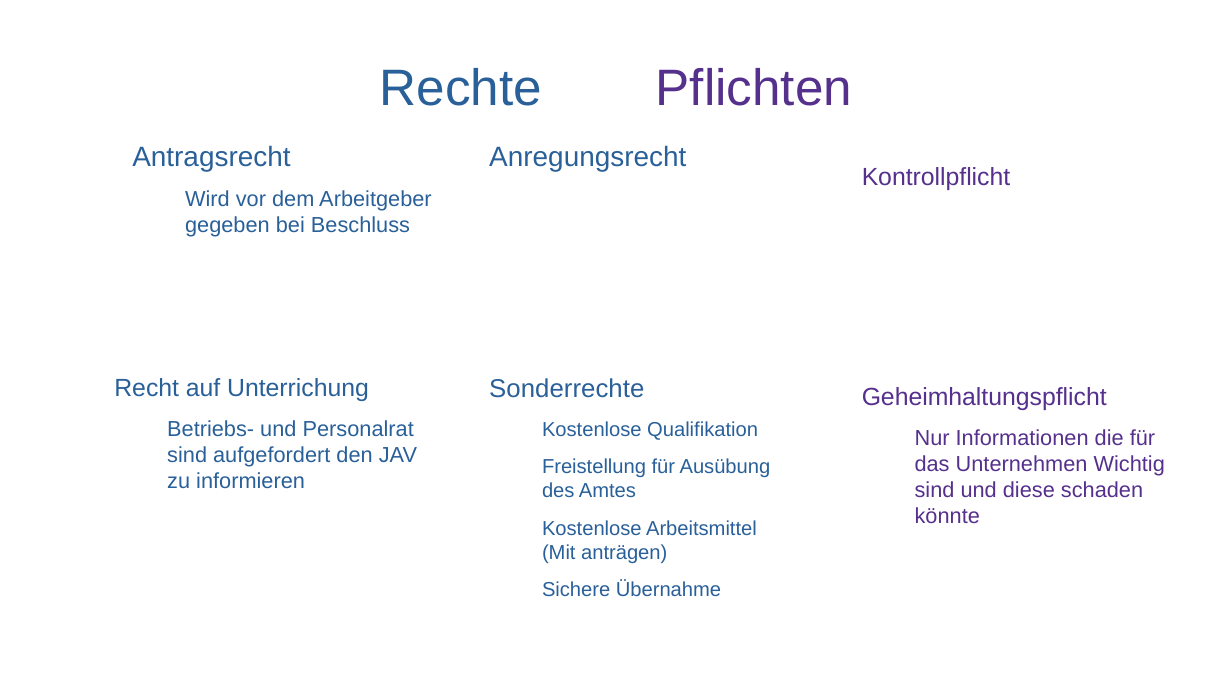
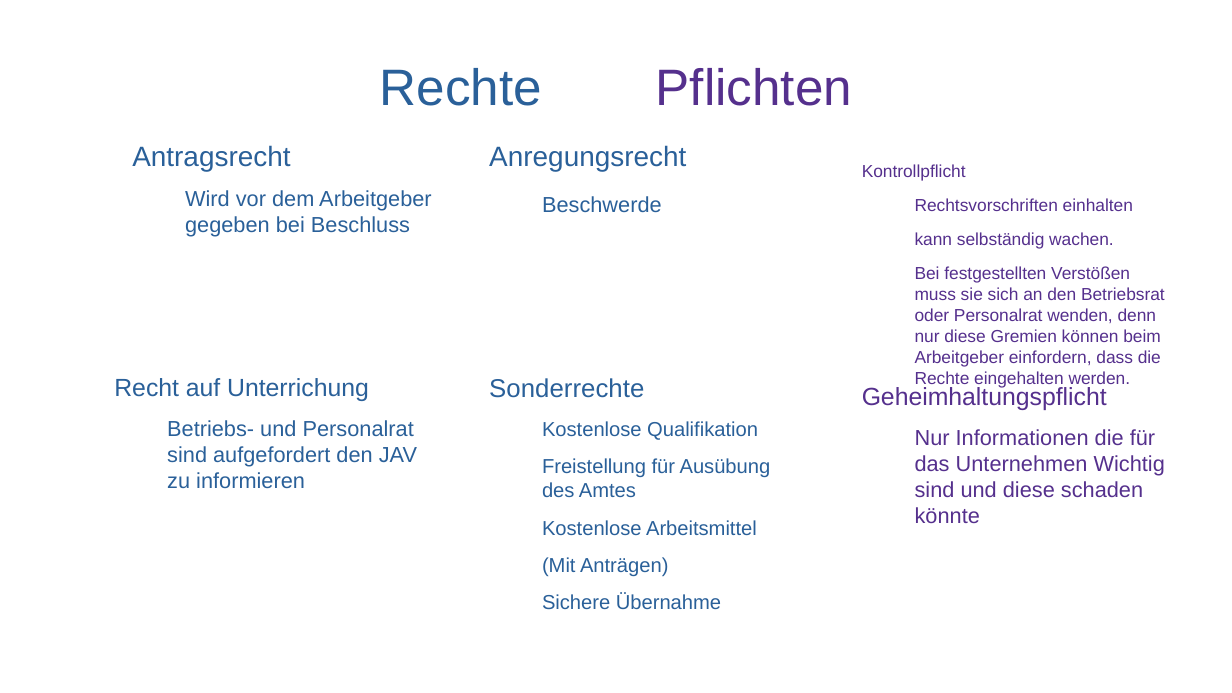
Before and after one commit to Quanterm/Mitbestimmung-im-Betrieb, a slide deck: slide 4 of Jugend- und Auszubildendenvertretungen.odp. Drawn at 1232x693 pixels with LibreOffice and Linux fonts; fonts in the diff are those of the drawing; background and template pictures are left out. Boxes give left, top, right and bottom in pixels: in the first picture for what was removed or moved away, otherwise in the second. Text is boxed around its words. In the diff, an @@ line names an element or a change of style, - is before the commit and + after.

```diff
--- a/Jugend- und Auszubildendenvertretungen.odp
+++ b/Jugend- und Auszubildendenvertretungen.odp
@@ text at (862,164,966,181): size 16 to 11.2 pt in "Kontrollpflicht" @@
@@ text at (542,196,662,213): paragraph added @@
+  − Beschwerde
@@ text at (915,198,1165,387): paragraphs added @@
+  − Rechtsvorschriften einhalten
+  − kann selbständig wachen.
+  − Bei festgestellten Verstößen muss sie sich an den Betriebsrat oder Personalrat wenden, denn nur diese Gremien können beim Arbeitgeber einfordern, dass die Rechte eingehalten werden.
@@ text at (542,520,757,577): text changed @@
-  − Kostenlose Arbeitsmittel (Mit anträgen)
+  − Kostenlose Arbeitsmittel
+  (Mit Anträgen)
```
Also in this commit, not shown: 4 other slides changed, 1 slide added, 2 slides removed, 11 other files.
